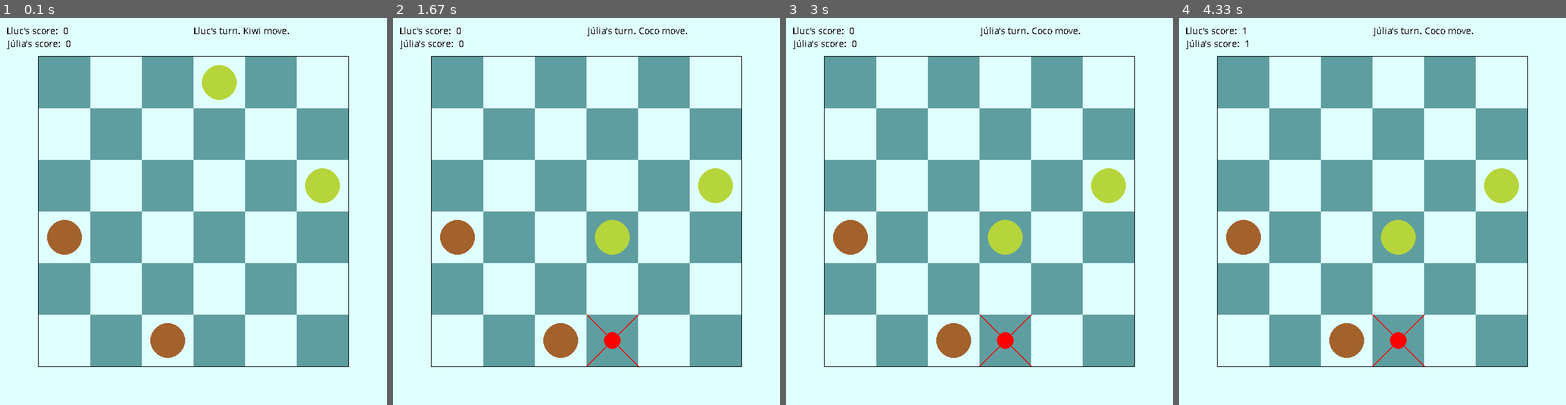
Above: before the commit, frames 1-4 (left to right).
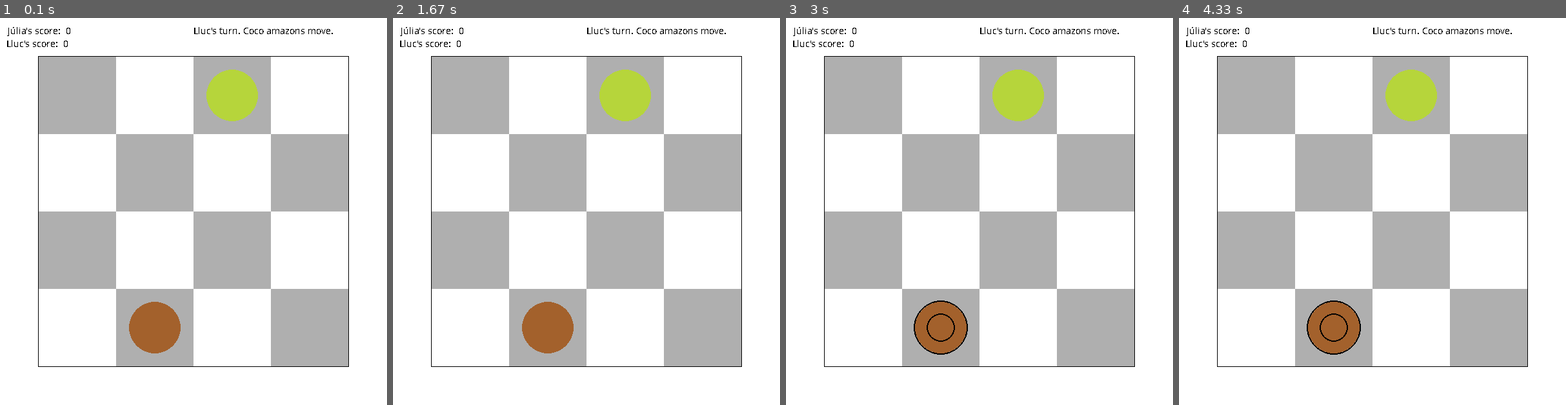
Above: after the commit, the same moments.

Repository: LlucSF/the_game_of_amazons
Game: pygame game, started from Amazons.py
Two runs of this game, one before a commit and one after it. Both use one fixed random seed, a clock stepped at 60 frames per second and the inputs below.
Inputs (mouse positions are in pixels of both pictures, inside the frame that each line leads up to):
- Up to frame 1 (0.1 s): no input
- Up to frame 2 (1.67 s): click (632, 107) at 0.38 s; click (601, 257) at 0.85 s; press the mouse at (601, 257) at 1.2 s; move the mouse to (601, 288) at 1.3 s; release the mouse at (598, 323) at 1.43 s
- Up to frame 3 (3 s): press the mouse at (994, 257) at 1.9 s; move the mouse to (952, 300) at 2 s; release the mouse at (909, 343) at 2.13 s
- Up to frame 4 (4.33 s): tap S at 4.3 s

The runs differ from the first frame. In frame 1, 99% of the frame differs, in the area x 0-100%, y 0-100%; in frame 2, 99%; in frame 3, 99%; in frame 4, 99%.

Commit message:
Working on the score calculator based on graphs

Diff:
--- a/Amazons.py
+++ b/Amazons.py
@@ -8,7 +8,9 @@
 import pygame
 import pygame.freetype
 import copy
+import networkx as nx
 from math import trunc
+from numpy import zeros
 
 
 class BoardUtilities:  # global class containing general utilites for other classes
@@ -139,14 +141,15 @@
         self.name = player_name
         self.amazons_IDs = []
         self.number_of_amazons = number_of_amazons
+        self.looser = False
 
     def add_score(self, new_score):
         self.score = self.score + new_score
 
 
 class Game(BoardUtilities):
-    def __init__(self, max_score, list_of_names, previous_scores, first_player, cells_per_side):
-        self.play_again = True
+    def __init__(self, max_score, list_of_names, previous_scores, first_player, cells_per_side, load_game, saved_game):
+        self.play_again = False
         self.max_score = max_score
         self.cells_per_side = cells_per_side
         self.surface_sz = 600  # surface is gonna be 600x600
@@ -165,63 +168,49 @@
         self.players[first_player].active = True
         # game's amazon instances list
         self.amazons = []
-        self.board_data = self.fill_new_board()
-
-    def next_turn(self, _id):  # Exchange the turn
-        for i in range(2):
-            if self.players[i].active:
-                self.players[i].active = False
+        if load_game:
+            self.board_data = saved_game
+        else:
+            self.board_data, self.board_names = self.fill_new_board()
+
+    # Exchanges the active players, refresh the immobilized amazon numbers and check if there's already a winner
+    def next_turn(self):  # Exchange the turn
+        for player in self.players:
+            if player.active:
+                player.active = False
             else:
-                self.players[i].active = True
-        self.amazons[_id].shoot_done = False
+                player.active = True
+
+        for amazon in self.amazons:
+            amazon.shoot_done = False
+
         self.check_immobilized_amazons()
-        self.check_game()
-
-    def check_game(self):
+        self.check_end_game()
+
+    # Check if there's a player without movable amazons.
+    def check_end_game(self):
         for i in self.players:
             if i.number_of_amazons == 0:
+                i.looser = True
                 self.end_game = True
 
+    # Check if there's any new immobilized amazon in the current turn or any of them can move again.
     def check_immobilized_amazons(self):
         for i in self.amazons:
-            number_of_blocked_cells = 0
-
-            if i.row != 0:
-                up_row = i.row - 1
-            else:
-                up_row = 0
-
-            if i.row != self.cells_per_side - 1:
-                down_row = i.row + 1
-            else:
-                down_row = self.cells_per_side - 1
-
-            if i.column != 0:
-                left_column = i.column - 1
-            else:
-                left_column = 0
-
-            if i.column != self.cells_per_side - 1:
-                right_column = i.column + 1
-            else:
-                right_column = self.cells_per_side - 1
-
-            for row in range(up_row, down_row + 1):
-                for col in range(left_column, right_column + 1):
-                    if self.board_data[row][col] != 0:
-                        number_of_blocked_cells += 1
-            if number_of_blocked_cells == (down_row + 1 - up_row) * (right_column + 1 - left_column):
+            if len(self.check_cell_surroundings(i.row, i.column)) == 0:
                 if i.can_move:
                     i.can_move = False
                     self.players[i.player-1].number_of_amazons -= 1
                     print("Amazon", str(i.id), "of player", i.player, "can't move")
                     print("Player", i.player, "can still move", self.players[i.player-1].number_of_amazons, "amazons")
+
             elif not i.can_move:
                 i.can_move = True
                 self.players[i.player-1].number_of_amazons += 1
                 print("Amazon", str(i.id), "of player", i.player, "can move again!")
                 print("Player", i.player, "now move", self.players[i.player - 1].number_of_amazons, "amazons")
 
+    # Starting function of the game.
     def start_and_play_new_game(self):
         pygame.init()  # Prepare the pygame module for use
         pygame.display.set_caption("LlucSF's Amazons")
@@ -239,22 +228,23 @@
                 if ev.type == pygame.MOUSEBUTTONUP:
                     clicked_cell = self.get_cell_from_click()
                     if clicked_cell:
-                        _id = self.amazon_in_cell(clicked_cell)
-                        if _id >= 0:
-                            if self.players[self.amazons[_id].player - 1].active and self.amazons[_id].can_move:
+                        amz_id = self.amazon_in_cell(clicked_cell[0], clicked_cell[1])
+                        if amz_id >= 0:
+                            if self.players[self.amazons[amz_id].player - 1].active and self.amazons[amz_id].can_move:
                                 new_event = True
-                                self.amazons[_id].active = True
+                                self.amazons[amz_id].active = True
                                 board_before_move = copy.deepcopy(self.board_data)
-                                pre_pos_amz = (self.amazons[_id].row, self.amazons[_id].column)
+                                pre_pos_amz = (self.amazons[amz_id].row, self.amazons[amz_id].column)
                                 self.draw_board()  # redraw to show the active amazon
-                                self.board_data = self.amazons[_id].move_amazon(
+                                self.board_data = self.amazons[amz_id].move_amazon(
                                     self.board_data)  # check if the move is legal and overwrites the board
-                                if self.amazons[_id].r_shoot:  # player has move it
+                                if self.amazons[amz_id].r_shoot:  # player has move it
                                     self.draw_board()  # redraw to show the ready to shoot amazon
-                                    self.board_data = self.amazons[_id].shoot_fire_arrow(self.board_data,
-                                                                                         board_before_move, pre_pos_amz)
-                                    if self.amazons[_id].shoot_done:
-                                        self.next_turn(_id)
+                                    self.board_data = self.amazons[amz_id].shoot_fire_arrow(self.board_data,
+                                                                                            board_before_move,
+                                                                                            pre_pos_amz)
+                                    if self.amazons[amz_id].shoot_done:
+                                        self.next_turn()
 
                 if ev.type == pygame.KEYDOWN:
                     new_event = True
@@ -270,16 +260,34 @@
 
             if self.end_game:
                 for i in self.players:
-                    if i.number_of_amazons != 0:
+                    if not i.looser:
                         print(i.name, "is the winner!")
+                        new_score = self.get_score_from_cells()
+                        print(new_score)
+                        i.add_score(new_score)
+                        if self.play_again:
+                            self.fill_new_board()
+                            self.start_and_play_new_game()
                         break
                 break
 
+        while True:
+            ev = pygame.event.poll()  # Look for any event
+            if ev.type != pygame.NOEVENT:
+                if ev.type == pygame.QUIT:  # Window close button clicked?
+                    break
         pygame.quit()  # Once we leave the loop, close the window.
 
+    # Returns a predefined board data and creates Amazon class instances.
     def fill_new_board(self):
         # Load the initial board for each allowed number of cells_per_side
-        if self.cells_per_side == 6:
+        if self.cells_per_side == 4:
+            board_data = [[0, 0, 1, 0],
+                          [0, 0, 0, 0],
+                          [0, 0, 0, 0],
+                          [0, 2, 0, 0]]
+
+        elif self.cells_per_side == 6:
             board_data = [[0, 0, 0, 1, 0, 0],
                           [0, 0, 0, 0, 0, 0],
                           [0, 0, 0, 0, 0, 1],
@@ -296,25 +304,49 @@
                           [0, 0, 0, 0, 0, 0, 0, 2],
                           [2, 0, 0, 0, 0, 0, 0, 0],
                           [0, 0, 0, 0, 2, 0, 0, 0]]
-        else:
-            return print("Only 6x6 and 8x8 games are allowed")
+
+        elif self.cells_per_side == 10:
+            board_data = [[0, 0, 0, 1, 0, 0, 1, 0, 0, 0],
+                          [0, 0, 0, 0, 0, 0, 0, 0, 0, 0],
+                          [0, 0, 0, 0, 0, 0, 0, 0, 0, 0],
+                          [1, 0, 0, 0, 0, 0, 0, 0, 0, 1],
+                          [0, 0, 0, 0, 0, 0, 0, 0, 0, 0],
+                          [0, 0, 0, 0, 0, 0, 0, 0, 0, 0],
+                          [2, 0, 0, 0, 0, 0, 0, 0, 0, 2],
+                          [0, 0, 0, 0, 0, 0, 0, 0, 0, 0],
+                          [0, 0, 0, 0, 0, 0, 0, 0, 0, 0],
+                          [0, 0, 0, 2, 0, 0, 2, 0, 0, 0]]
+
+        else:
+            return print("Only 6x6 ,8x8 and 10x10 games are allowed")
+
+        board_names = zeros((self.cells_per_side, self.cells_per_side))
+        name_cnt = 0
+        for row in range(0, self.cells_per_side):
+            for col in range(0, self.cells_per_side):
+                board_names[row][col] = name_cnt
+                name_cnt += 1
 
         # fill the amazon instances with the board data
-        _id = 0
+        amzn_id = 0
         for i in range(self.cells_per_side):
             for j in range(self.cells_per_side):
                 if board_data[i][j] == 1:
-                    self.amazons.append(Amazon(i, j, 1, _id, self.margin, self.cell_size, self.cells_per_side))
-                    _id = _id + 1
+                    self.amazons.append(Amazon(i, j, 1, amzn_id, self.margin, self.cell_size, self.cells_per_side))
+                    self.players[0].amazons_IDs.append(amzn_id)
+                    amzn_id = amzn_id + 1
                 if board_data[i][j] == 2:
-                    self.amazons.append(Amazon(i, j, 2, _id, self.margin, self.cell_size, self.cells_per_side))
-                    _id = _id + 1
-        return board_data
-
+                    self.amazons.append(Amazon(i, j, 2, amzn_id, self.margin, self.cell_size, self.cells_per_side))
+                    self.players[0].amazons_IDs.append(amzn_id)
+                    amzn_id = amzn_id + 1
+
+        return board_data, board_names
+
+    # Draw all the graphics of the game
     def draw_board(self):
         # define colours in rgb
-        white, turquoise, red = (224, 255, 255), (95, 158, 160), (255, 0, 0)
-        black, player1, player2 = (0, 0, 0), (182, 213, 59), (163, 97, 44)
+        white, light_blue, turquoise, red = (255, 255, 255), (224, 255, 255), (95, 158, 160), (255, 0, 0)
+        black, player1, player2, grey = (0, 0, 0), (182, 213, 59), (163, 97, 44), (175, 175, 175)
 
         # painting the surface, the contour of the board and creating the text elements
         self.surface.fill(white)
@@ -327,27 +359,50 @@
             my_font.render(str(self.players[0].name) + "'s score:  " + str(self.players[0].score), False, (0, 0, 0)))
         text_surface.append(
             my_font.render(str(self.players[1].name) + "'s score:  " + str(self.players[1].score), False, (0, 0, 0)))
+
         for i in self.players:
             if i.active:
                 if i.number == 0:
-                    text_surface.append(my_font.render(str(i.name) + "'s turn. Kiwi move.", False, (0, 0, 0)))
+                    text_surface.append(my_font.render(str(i.name) + "'s turn. Kiwi amazons move.", False, (0, 0, 0)))
                 else:
-                    text_surface.append(my_font.render(str(i.name) + "'s turn. Coco move.", False, (0, 0, 0)))
-
-                    # painting the floor like a chess board
-        for i in range(0, self.cells_per_side, 2):
-            for j in range(0, self.cells_per_side, 2):
+                    text_surface.append(my_font.render(str(i.name) + "'s turn. Coco amazons move.", False, (0, 0, 0)))
+
+        # painting the floor like a chess board
+        for row in range(0, self.cells_per_side, 2):
+            for col in range(0, self.cells_per_side, 2):
                 small_rect = (
-                    self.board_origin + (self.cell_size * i), self.board_origin + (self.cell_size * j), self.cell_size,
+                    self.board_origin + (self.cell_size * col),
+                    self.board_origin + (self.cell_size * row),
+                    self.cell_size,
                     self.cell_size)
-                self.surface.fill(turquoise, small_rect)
-
-        for i in range(1, self.cells_per_side + 1, 2):
-            for j in range(1, self.cells_per_side + 1, 2):
+                self.surface.fill(grey, small_rect)
+
+        for row in range(1, self.cells_per_side + 1, 2):
+            for col in range(1, self.cells_per_side + 1, 2):
                 small_rect = (
-                    self.board_origin + (self.cell_size * i), self.board_origin + (self.cell_size * j), self.cell_size,
+                    self.board_origin + (self.cell_size * col),
+                    self.board_origin + (self.cell_size * row),
+                    self.cell_size,
                     self.cell_size)
-                self.surface.fill(turquoise, small_rect)
+                self.surface.fill(grey, small_rect)
+
+        for row in range(0, self.cells_per_side, 2):
+            for col in range(1, self.cells_per_side + 1, 2):
+                small_rect = (
+                    self.board_origin + (self.cell_size * col),
+                    self.board_origin + (self.cell_size * row),
+                    self.cell_size,
+                    self.cell_size)
+                self.surface.fill(white, small_rect)
+
+        for row in range(1, self.cells_per_side, 2):
+            for col in range(0, self.cells_per_side, 2):
+                small_rect = (
+                    self.board_origin + (self.cell_size * col),
+                    self.board_origin + (self.cell_size * row),
+                    self.cell_size,
+                    self.cell_size)
+                self.surface.fill(white, small_rect)
 
         # painting amazons and fires
         for column in range(self.cells_per_side):
@@ -363,31 +418,20 @@
                     pygame.draw.circle(self.surface, player2, amazon, round(self.cell_size / 3))
 
                 if self.board_data[row][column] == 3:
-                    l1_s = (self.board_origin + (self.cell_size * column),
-                            self.board_origin + (self.cell_size * row))
-                    l1_e = (self.board_origin + (self.cell_size * (column + 1)) - 1,
-                            self.board_origin + (self.cell_size * (row + 1)) - 1)
-                    l2_s = (self.board_origin + (self.cell_size * column),
-                            self.board_origin + (self.cell_size * (row + 1)) - 1)
-                    l2_e = (self.board_origin + (self.cell_size * (column + 1)) - 1,
-                            self.board_origin + (self.cell_size * row))
-                    fire_arrow = (int(self.board_origin + (self.cell_size * column) + round(self.cell_size / 2)),
-                              int(self.board_origin + (self.cell_size * row) + round(self.cell_size / 2)))
-                    pygame.draw.circle(self.surface, red, fire_arrow, round(self.cell_size / 6))
-
-                    #l3_s = (self.board_origin + (self.cell_size * column) + round(self.cell_size/2),
-                    #       self.board_origin + (self.cell_size * row))
-                    #l3_e = (self.board_origin + (self.cell_size * column) + round(self.cell_size/2),
-                    #        self.board_origin + (self.cell_size * (row + 1)))
-                    #l4_s = (self.board_origin + (self.cell_size * column),
-                    #        self.board_origin + (self.cell_size * row) + round(self.cell_size/2))
-                    #l4_e = (self.board_origin + (self.cell_size * (column + 1)),
-                    #        self.board_origin + (self.cell_size * row) + round(self.cell_size/2) - 1)
-
-                    pygame.draw.line(self.surface, red, l1_s, l1_e, 2)
-                    pygame.draw.line(self.surface, red, l2_s, l2_e, 2)
-                    #pygame.draw.line(self.surface, red, l3_s, l3_e, 1)
-                    #pygame.draw.line(self.surface, red, l4_s, l4_e, 1)
+                    l1_s = (self.board_origin + (self.cell_size * column) + (self.cell_size/5),
+                            self.board_origin + (self.cell_size * row) + (self.cell_size/5))
+
+                    l1_e = (self.board_origin + (self.cell_size * column) + (4*self.cell_size/5),
+                            self.board_origin + (self.cell_size * row) + (4*self.cell_size/5))
+
+                    l2_s = (self.board_origin + (self.cell_size * column) + (4*self.cell_size/5),
+                            self.board_origin + (self.cell_size * row) + (self.cell_size/5))
+
+                    l2_e = (self.board_origin + (self.cell_size * column) + (self.cell_size/5),
+                            self.board_origin + (self.cell_size * row) + (4*self.cell_size/5))
+
+                    pygame.draw.line(self.surface, red, l1_s, l1_e, 5)
+                    pygame.draw.line(self.surface, red, l2_s, l2_e, 5)
 
         # painting active amazons different
         for i in range(self.total_number_of_amazons):
@@ -406,25 +450,88 @@
         self.surface.blit(text_surface[2], (int(round(self.surface_sz / 2)), 10))
         pygame.display.flip()
 
-    def amazon_in_cell(self, cell_position):
-        _id = 0
+    # For a given cell_row and cell_column, checks if there's an amazon,
+    def amazon_in_cell(self, cell_row, cell_column):
         for i in self.amazons:
-            if i.row == cell_position[0] and i.column == cell_position[1] and i.can_move:
-                return _id  # If there is an amazon, time to move it!
-            _id = _id + 1
+            if i.row == cell_row and i.column == cell_column and i.can_move:
+                return i.id
         return -1
 
+    # Checks the surroundings of a cell.
+    # Returns a list of the surrounding empty cells if any, else returns logic False
+    def check_cell_surroundings(self, cell_row, cell_column):
+
+        # List containing the empty cells surrounding cell (cell_row, cell_column)
+        empty_cells = []
+
+        # Establishing the neighborhood indexes of the cell
+        if cell_row != 0:
+            up_row = cell_row - 1
+        else:
+            up_row = 0
+
+        if cell_row != self.cells_per_side - 1:
+            down_row = cell_row + 1
+        else:
+            down_row = self.cells_per_side - 1
+
+        if cell_column != 0:
+            left_column = cell_column - 1
+        else:
+            left_column = 0
+
+        if cell_column != self.cells_per_side - 1:
+            right_column = cell_column + 1
+        else:
+            right_column = self.cells_per_side - 1
+
+        # Check for each cell in the neighborhood if its empty, if true then append it to the list
+        for row in range(up_row, down_row + 1):
+            for col in range(left_column, right_column + 1):
+                if self.board_data[row][col] == 0:
+                    empty_cells.append((row, col))
+        return empty_cells
+
+    # Score calculating function
+    def get_score_from_cells(self):
+        for player in self.players:
+            if not player.looser:
+                score_graph = nx.Graph()
+                graph_size = 0
+                for winner_amazon in player.amazons_IDs:
+                    if self.amazons[winner_amazon].can_move:
+                        is_graph_growing = True
+                        row = self.amazons[winner_amazon].row
+                        col = self.amazons[winner_amazon].column
+                        while is_graph_growing:
+                            empty_neighbors = self.check_cell_surroundings(row, col)
+                            for neighbor_row, neighbor_col in empty_neighbors:
+                                # score_graph.add_node(int(self.board_names[neighbor_row][neighbor_col]))
+                                score_graph.add_node((neighbor_row, neighbor_col))
+                                if graph_size < score_graph.number_of_nodes():
+                                    graph_size = score_graph.number_of_nodes()
+                                else:
+                                    is_graph_growing = False
+
+        return graph_size
 
 ###############################################################################################################
 ###############################################################################################################
 ###############################################################################################################
 
-def main(names, scores, max_score, cells_per_side, first_player):
-    my_game = Game(max_score, names, scores, first_player - 1, cells_per_side)
+
+def main(names, scores, max_score, cells_per_side, first_player, load_game, saved_game):
+    my_game = Game(max_score, names, scores, first_player - 1, cells_per_side, load_game, saved_game)
     my_game.start_and_play_new_game()
     return "Bye"
 
 
-name = ["Lluc", "Júlia"]
+def score_counting_test(names, scores, max_score, cells_per_side, first_player, load_game, saved_game):
+    my_game = Game(max_score, names, scores, first_player - 1, cells_per_side, load_game, saved_game)
+    my_game.start_and_play_new_game()
+    return"Test done"
+
+
+name = ["Júlia", "Lluc"]
 score = [0, 0]
-main(name, score, 10, 6, 1)
+main(name, score, 10, 4, 2, False, None)
